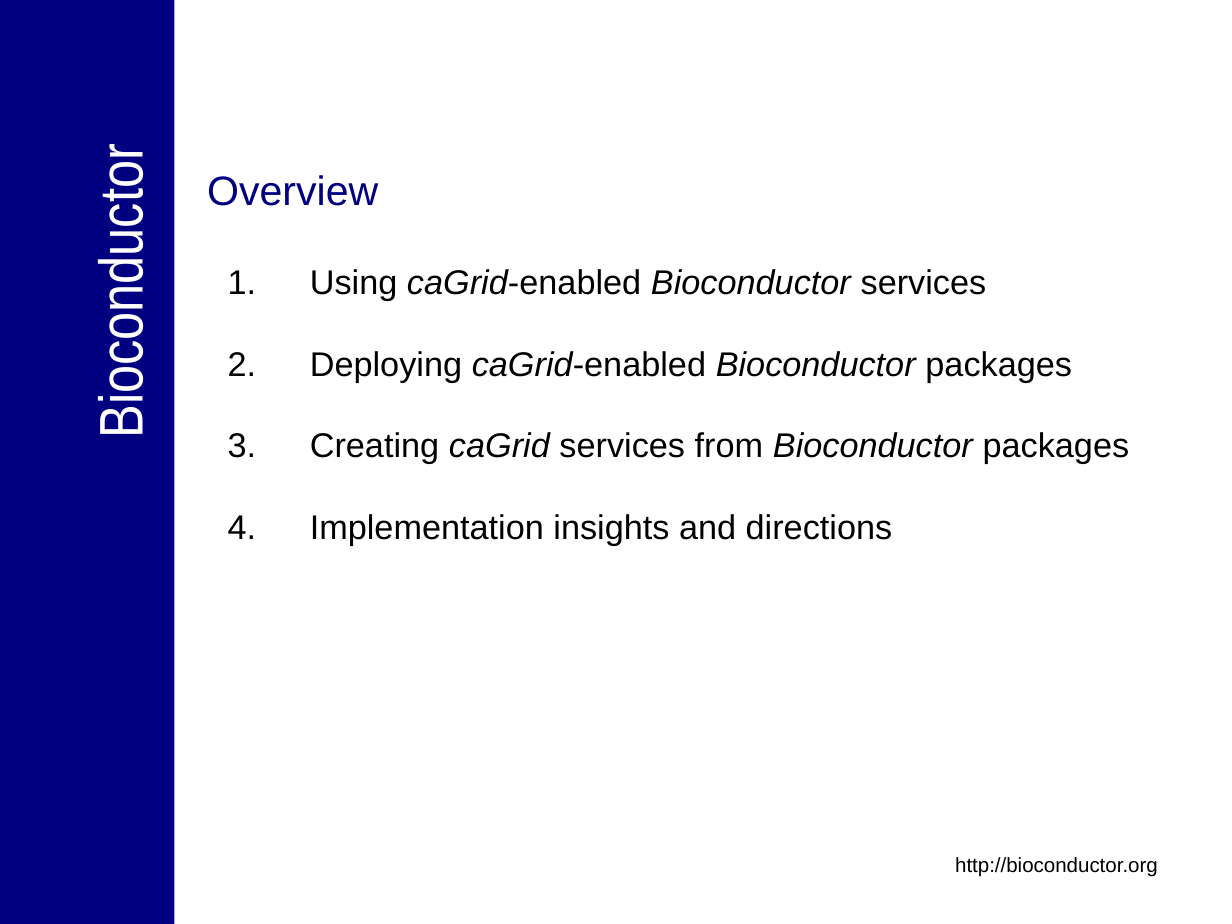
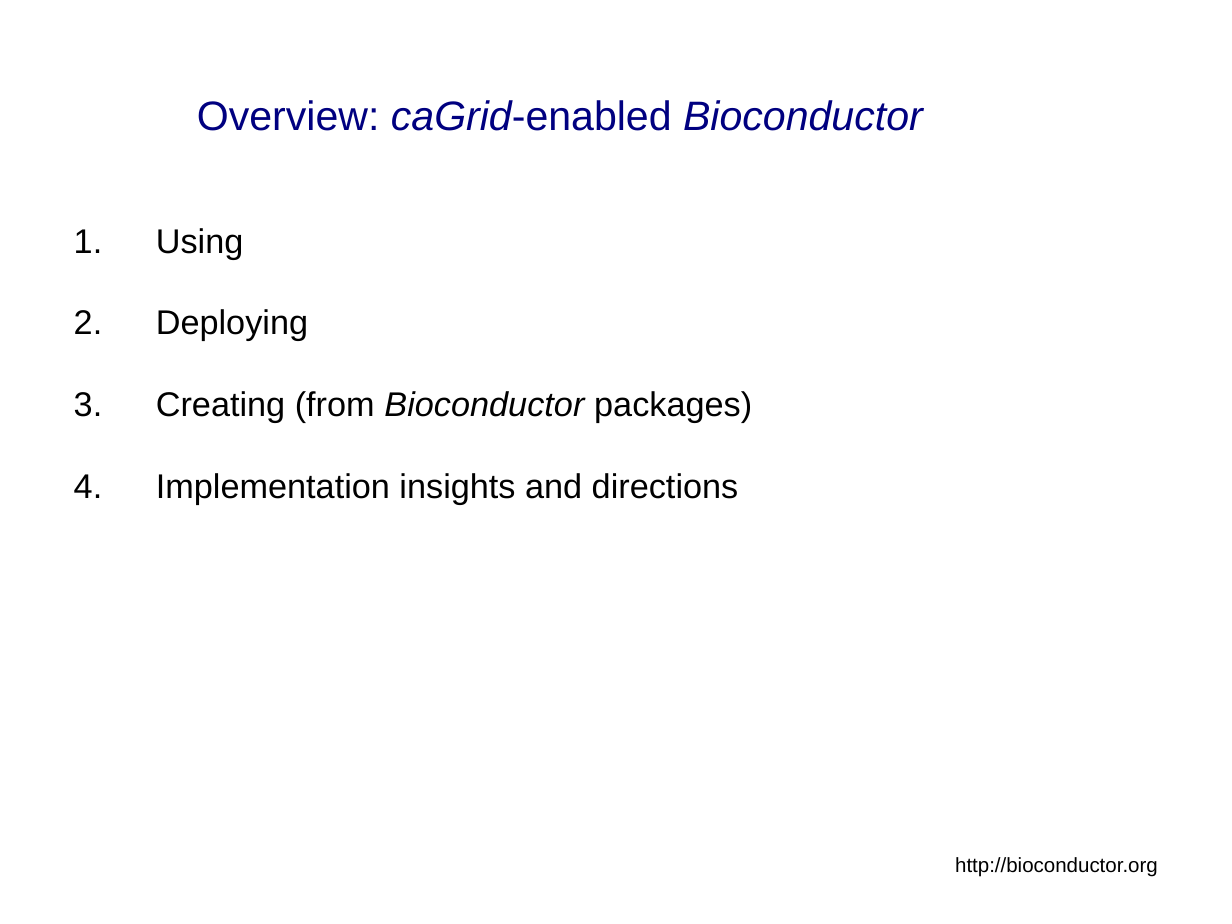
Before and after one commit to NCIP/bioconductor, a slide deck: slide 4 of bioconductor/Presentations/caBIG_Annual_Meeting_2007_Tech_Demo.ppt (slide 2 before the commit). Drawn at 1232x924 pixels with LibreOffice and Linux fonts; fonts in the diff are those of the drawing; background and template pictures are left out. Boxes give left, top, right and bottom in pixels: in the first picture for what was removed or moved away, otherwise in the second. Text is boxed around its words. In the diff, an @@ line names an element or a change of style, - is before the commit and + after.

```diff
--- a/bioconductor/Presentations/caBIG_Annual_Meeting_2007_Tech_Demo.ppt
+++ b/bioconductor/Presentations/caBIG_Annual_Meeting_2007_Tech_Demo.ppt
@@ rectangle removed at [0, 0, 175, 924] @@
@@ title "Overview: caGrid-enabled Bioconductor" at [197, 100, 923, 131]: vertical alignment top to middle @@
@@ title at [197, 100, 923, 131]: text changed; italic on @@
-Overview
+Overview: caGrid-enabled Bioconductor
@@ text removed at [86, 173, 156, 430] @@
-Bioconductor
@@ text "Using": place and size @@
-text "Using" at [310, 269, 1130, 546]
+text "Using" at [156, 228, 752, 505]
@@ text at [156, 228, 752, 423]: text changed @@
-1. Using caGrid-enabled Bioconductor services
-2. Deploying caGrid-enabled Bioconductor packages
-3. Creating caGrid services from Bioconductor packages
+1. Using
+2. Deploying
+3. Creating (from Bioconductor packages)
```
Also in this commit, not shown: 18 other slides changed, 21 slides added, 10 slides removed.
